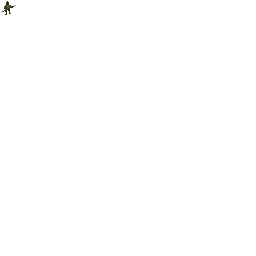
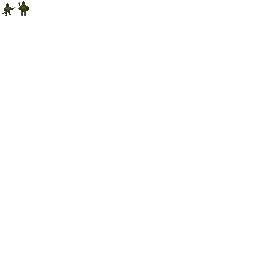
Comparing the layer stacks of the two 256x256 images. Changes:
painted on "Background" over box(2, 1, 29, 16)
